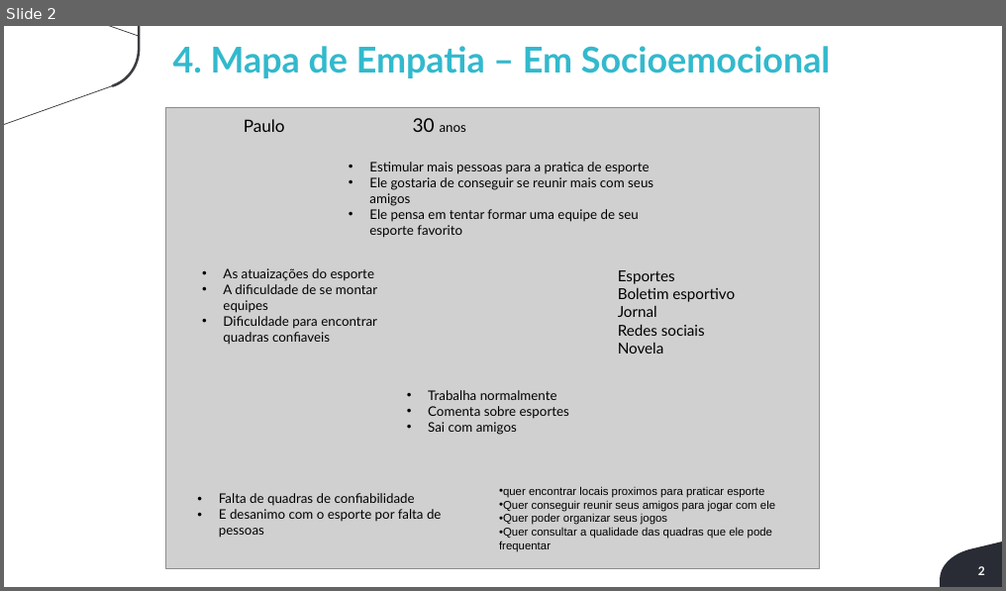
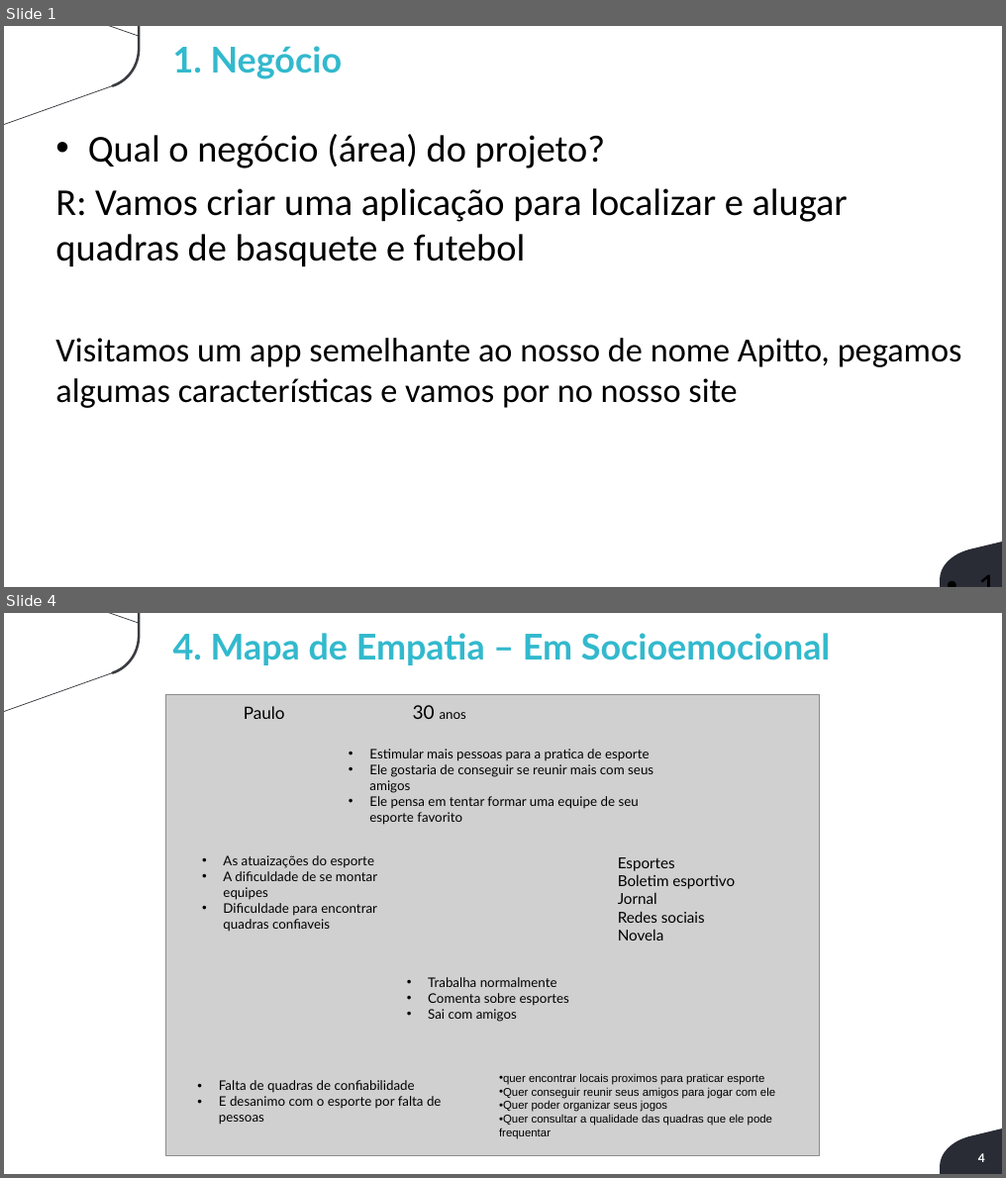
Before and after one commit to luizberto/grupo3-provisorio, a slide deck: Documentação/Sprint 1 - Entregavel do Projeto - v2 - Aluno (2) (1).pptx. Shown one above the other, each under a label of ours: slide 2 before the commit, slides 1 and 4 after it; the slides between them are not shown. The pictures are 1006x591 and 1006x1178 pixels, drawn with LibreOffice and Linux fonts; fonts in the diff are those of the drawing; grey boxes stand for pictures; background and template pictures are left out. Boxes give left, top, right and bottom in pixels: in the first picture for what was removed or moved away, otherwise in the second. Text is boxed around its words. In the diff, an @@ line names an element or a change of style, - is before the commit and + after.

```diff
--- a/Documentação/Sprint 1 - Entregavel do Projeto - v2 - Aluno (2) (1).pptx
+++ b/Documentação/Sprint 1 - Entregavel do Projeto - v2 - Aluno (2) (1).pptx
@@ slide 1 added at [4,26,1002,587], background #FFFFFF; not listed: 2 template elements that a slide beside it also shows @@
@@ text added at [173,46,343,79], 37.7 pt, text #32B9CD, bold @@
+1. Negócio
@@ text added at [55,134,962,408], 40.2 pt, text #000000 @@
+• Qual o negócio (área) do projeto?
+R: Vamos criar uma aplicação para localizar e alugar quadras de basquete e futebol
+Visitamos um app semelhante ao nosso de nome Apitto, pegamos algumas características e vamos por no nosso site
@@ page number added at [941,563,987,578], 33.9 pt, text #000000 @@
+• 1
@@ what was slide 2 is now slide 4 @@
@@ page number at [978,1154,985,1162]: text changed @@
-2
+4
```
Also in this commit, not shown: 2 slides changed, 3 other slides added.
